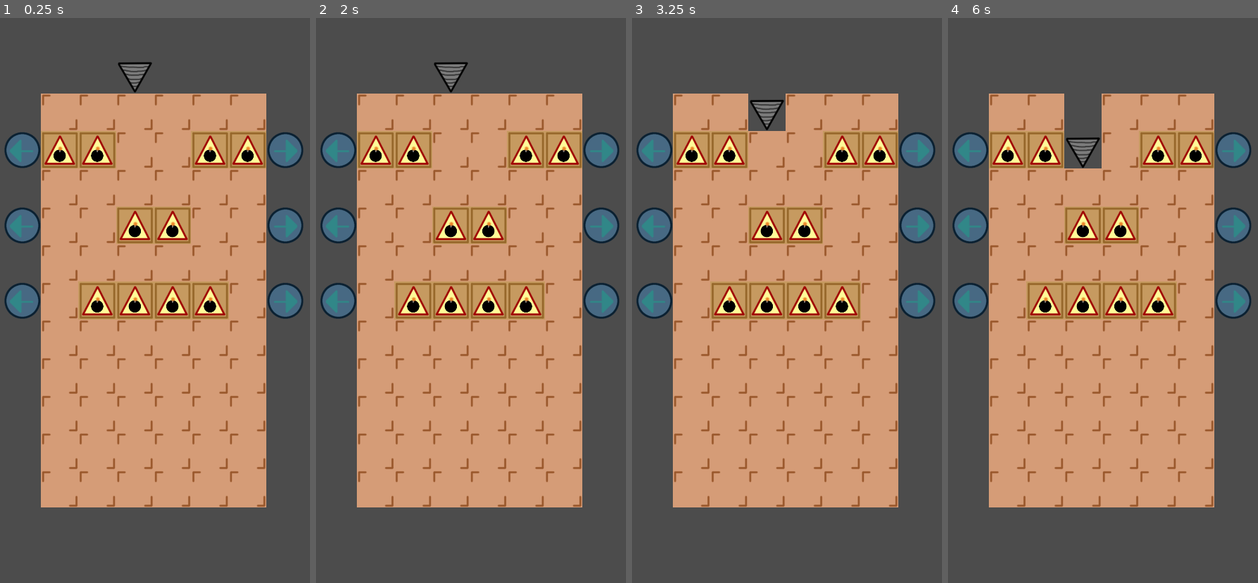
Above: before the commit, frames 1-4 (left to right).
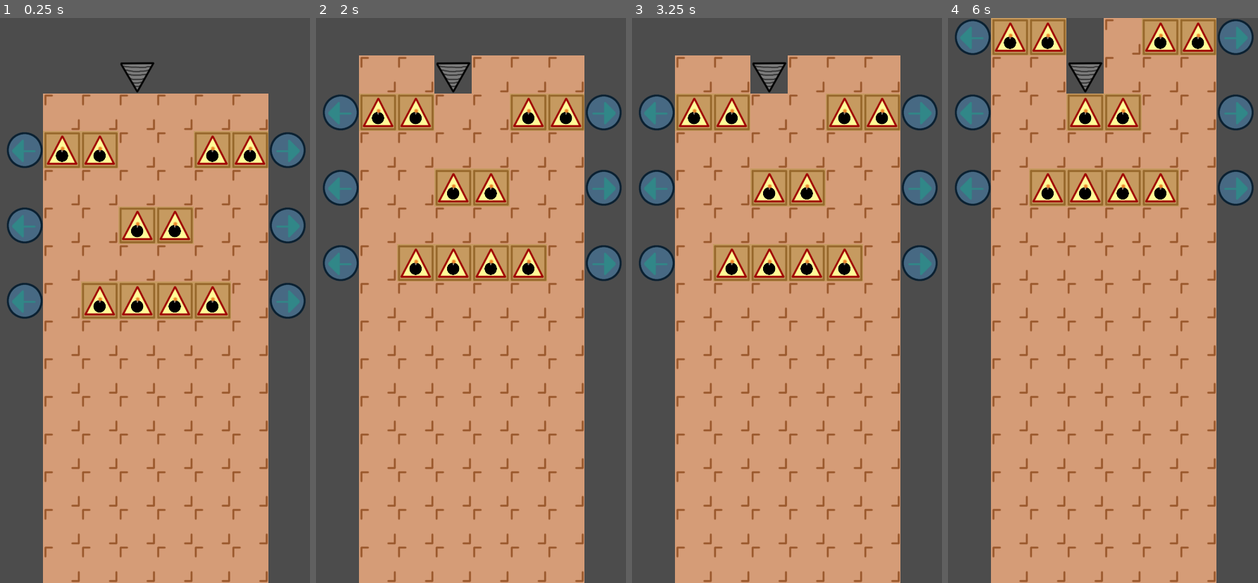
Above: after the commit, the same moments.

Repository: moisesjbc/fosu
Game: Godot game, scene res://gameplay/main/main.tscn
The game is run twice, just before and just after one commit, with the same random seed, the same clock (stepped at 60 frames per second) and the same inputs.
Inputs (mouse positions are in pixels of both pictures, inside the frame that each line leads up to):
- Up to frame 1 (0.25 s): no input
- Up to frame 2 (2 s): tap Enter at 0.5 s; move the mouse to (542, 272) at 0.52 s; click (542, 272) at 0.67 s; tap Space at 1.25 s; move the mouse to (409, 328) at 1.27 s; click (409, 328) at 1.42 s
- Up to frame 3 (3.25 s): move the mouse to (821, 176) at 2.02 s; click (821, 176) at 2.17 s; tap Enter at 2.75 s; move the mouse to (774, 413) at 2.77 s; click (774, 413) at 2.92 s
- Up to frame 4 (6 s): tap Space at 3.5, 5 s; move the mouse to (1199, 385) at 3.52 s; click (1199, 385) at 3.67 s; tap Enter at 4.25 s; move the mouse to (1010, 215) at 4.27 s; click (1010, 215) at 4.42 s; move the mouse to (1121, 300) at 5.02 s; click (1121, 300) at 5.17 s; move the mouse to (1056, 159) at 5.77 s; click (1056, 159) at 5.92 s

The runs differ from the first frame. In frame 1, 19% of the frame differs, in the area x 1-99%, y 7-100%; in frame 2, 35%; in frame 3, 36%; in frame 4, 38%, in the area x 1-99%, y 0-100%.

Commit message:
Add infinite loop

Diff:
--- a/godot-project/gameplay/driller/driller.tscn
+++ b/godot-project/gameplay/driller/driller.tscn
@@ -14,12 +14,6 @@
 rotation = -0.00804958
 texture = ExtResource( 1 )
 
-[node name="timer" type="Timer" parent="."]
-wait_time = 3.0
-autostart = true
-
 [node name="collision_shape" type="CollisionShape2D" parent="."]
 position = Vector2( 1.5, 10 )
 shape = SubResource( 1 )
-
-[connection signal="timeout" from="timer" to="." method="_on_timer_timeout"]
--- a/godot-project/gameplay/level/level.gd
+++ b/godot-project/gameplay/level/level.gd
@@ -1,12 +1,15 @@
-extends Node2D
+extends TileMap
 
 
 const LEFT_ARROW_ID = 1
 const RIGHT_ARROW_ID = 2
+const EARTH_ID = 3
 const BOMB_ID = 4
 
 const FIRST_TILE_COLUMN = 1
 const LAST_TILE_COLUMN = 6
+
+const LAST_VISIBLE_ROW = 14
 
 const TILE_WIDTH = 128
 const TILES_PER_ROW = 6
@@ -19,8 +22,9 @@
 
 func _input(event):
 	if event is InputEventMouseButton and event.pressed == false:
-		var tilemap_pos = $tilemap.world_to_map(get_global_mouse_position())
-		var clicked_tile = $tilemap.get_cellv(tilemap_pos)
+		var tilemap_pos = world_to_map(get_global_mouse_position())
+		var clicked_tile = get_cellv(tilemap_pos)
+		print("tilemap_pos ", tilemap_pos)
 		print("clicked_tile ", clicked_tile)
 
 		if clicked_tile == LEFT_ARROW_ID:
@@ -29,15 +33,15 @@
 			move_row_right(tilemap_pos.y)
 
 func move_row_left(row_index):
-	var first_tile = $tilemap.get_cell(FIRST_TILE_COLUMN, row_index)
+	var first_tile = get_cell(FIRST_TILE_COLUMN, row_index)
 
 	for column_index in range(FIRST_TILE_COLUMN, LAST_TILE_COLUMN):
-		$tilemap.set_cell(column_index, row_index, $tilemap.get_cell(column_index + 1, row_index))
+		set_cell(column_index, row_index, get_cell(column_index + 1, row_index))
 
-	$tilemap.set_cell(LAST_TILE_COLUMN, row_index, first_tile)
+	set_cell(LAST_TILE_COLUMN, row_index, first_tile)
 
 	# Move driller (if in the row)
-	var driller_pos = $tilemap.world_to_map(driller.global_position)
+	var driller_pos = world_to_map(driller.global_position)
 	if driller_pos.y == row_index:
 		if driller_pos.x > FIRST_TILE_COLUMN:
 			driller.translate(Vector2(-TILE_WIDTH, 0))
@@ -46,27 +50,41 @@
 
 
 func move_row_right(row_index):
-	var last_tile = $tilemap.get_cell(LAST_TILE_COLUMN, row_index)
+	var last_tile = get_cell(LAST_TILE_COLUMN, row_index)
 
 	var column_index = LAST_TILE_COLUMN
 	while column_index > FIRST_TILE_COLUMN:
-		$tilemap.set_cell(column_index, row_index, $tilemap.get_cell(column_index - 1, row_index))
+		set_cell(column_index, row_index, get_cell(column_index - 1, row_index))
 		column_index -= 1
 
-	$tilemap.set_cell(FIRST_TILE_COLUMN, row_index, last_tile)
+	set_cell(FIRST_TILE_COLUMN, row_index, last_tile)
 
 	# Move driller (if in the row)
-	var driller_pos = $tilemap.world_to_map(driller.global_position)
+	var driller_pos = world_to_map(driller.global_position)
 	if driller_pos.y == row_index:
 		if driller_pos.x < LAST_TILE_COLUMN:
 			driller.translate(Vector2(+TILE_WIDTH, 0))
 		else:
 			driller.translate(Vector2(-TILE_WIDTH * (TILES_PER_ROW - 1), 0))
 
+func _on_timer_timeout():
+	dig()
 
-func _on_driller_block_drilled(driller):
-	var tilemap_pos = $tilemap.world_to_map(driller.global_position)
-	var driller_tile = $tilemap.get_cellv(tilemap_pos)
+
+func dig():
+	create_new_row()
+
+	for row_index in range(0, LAST_VISIBLE_ROW):
+		for column_index in range(FIRST_TILE_COLUMN - 1, LAST_TILE_COLUMN + 2):
+			set_cell(column_index, row_index, get_cell(column_index, row_index + 1))
+
+	var driller_current_pos = world_to_map(driller.global_position)
+	var driller_tile = get_cellv(driller_current_pos)
 	if driller_tile == BOMB_ID:
 		emit_signal("bomb_drilled")
-	$tilemap.set_cellv(tilemap_pos, -1)
+	set_cellv(driller_current_pos, -1)
+
+
+func create_new_row():
+	for column_index in range(FIRST_TILE_COLUMN, LAST_TILE_COLUMN + 1):
+		set_cell(column_index, LAST_VISIBLE_ROW + 1, EARTH_ID)
--- a/godot-project/gameplay/level/level.tscn
+++ b/godot-project/gameplay/level/level.tscn
@@ -64,12 +64,16 @@
 4/shapes = [  ]
 4/z_index = 0
 
-[node name="level" type="Node2D"]
-position = Vector2( 16, 0 )
-script = ExtResource( 5 )
-
-[node name="tilemap" type="TileMap" parent="."]
+[node name="level" type="TileMap"]
+position = Vector2( 24, 0 )
 tile_set = SubResource( 1 )
 cell_size = Vector2( 128, 128 )
 format = 1
-tile_data = PoolIntArray( 131073, 0, 0, 131074, 0, 0, 131075 …(932 unchanged characters)… 786436, 0, 0, 786437, 0, 0, 786438, 0, 0 )
+tile_data = PoolIntArray( 131073, 0, 0, 131074, 0, 0, 131075 …(932 unchanged characters)… 786436, 0, 0, 786437, 0, 0, 786438, 0, 0, 851969, 0, 0, 851970, 0, 0, 851971, 0, 0, 851972, 0, 0, 851973, 0, 0, 851974, 0, 0, 917505, 0, 0, 917506, 0, 0, 917507, 0, 0, 917508, 0, 0, 917509, 0, 0, 917510, 0, 0 )
+script = ExtResource( 5 )
+
+[node name="timer" type="Timer" parent="."]
+wait_time = 2.0
+autostart = true
+
+[connection signal="timeout" from="timer" to="." method="_on_timer_timeout"]
--- a/godot-project/gameplay/main/main.tscn
+++ b/godot-project/gameplay/main/main.tscn
@@ -1,8 +1,7 @@
-[gd_scene load_steps=6 format=2]
+[gd_scene load_steps=5 format=2]
 
 [ext_resource path="res://gameplay/level/level.tscn" type="PackedScene" id=1]
 [ext_resource path="res://gameplay/driller/driller.tscn" type="PackedScene" id=2]
-[ext_resource path="res://gameplay/target_area/target_area.tscn" type="PackedScene" id=3]
 [ext_resource path="res://gameplay/main/main.gd" type="Script" id=4]
 [ext_resource path="res://gameplay/gui/game_over/game_over.tscn" type="PackedScene" id=5]
 
@@ -12,10 +11,7 @@
 [node name="level" parent="." instance=ExtResource( 1 )]
 
 [node name="driller" parent="." instance=ExtResource( 2 )]
-position = Vector2( 464, 190 )
-
-[node name="target_area" parent="." instance=ExtResource( 3 )]
-position = Vector2( 5, 1690 )
+position = Vector2( 472, 190 )
 
 [node name="gui" type="Node" parent="."]
 
@@ -23,4 +19,3 @@
 
 [connection signal="bomb_drilled" from="level" to="." method="_on_level_bomb_drilled"]
 [connection signal="block_drilled" from="driller" to="level" method="_on_driller_block_drilled"]
-[connection signal="driller_entered" from="target_area" to="." method="_on_target_area_driller_entered"]
